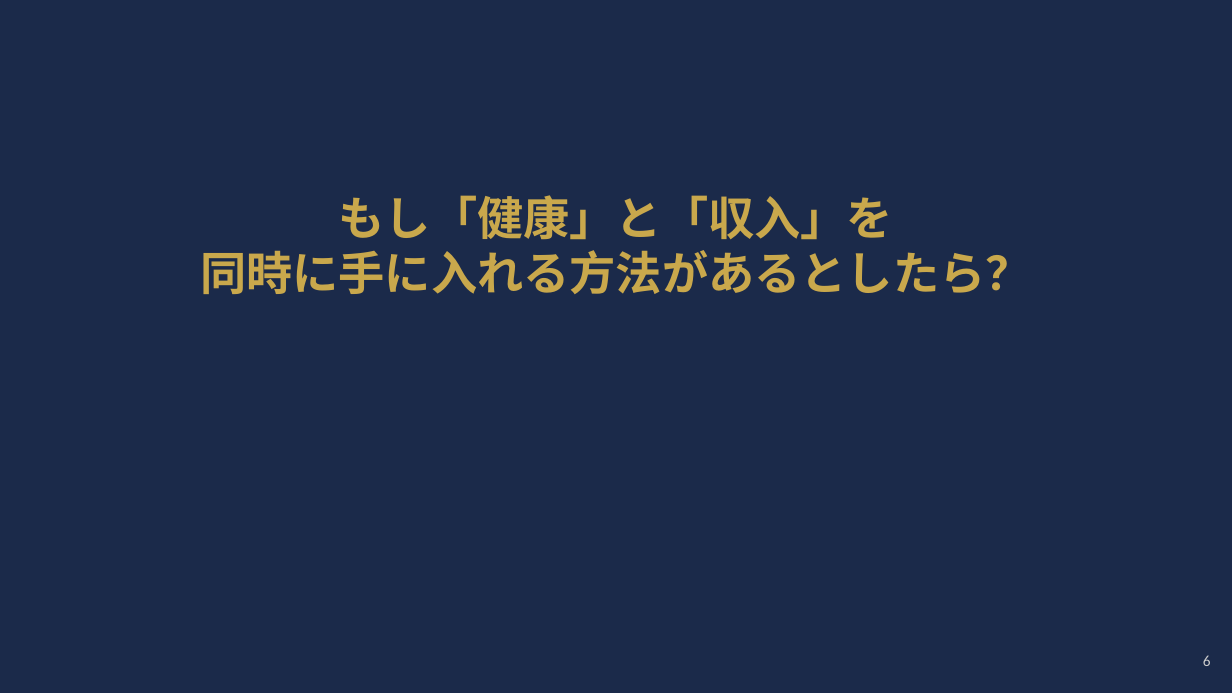
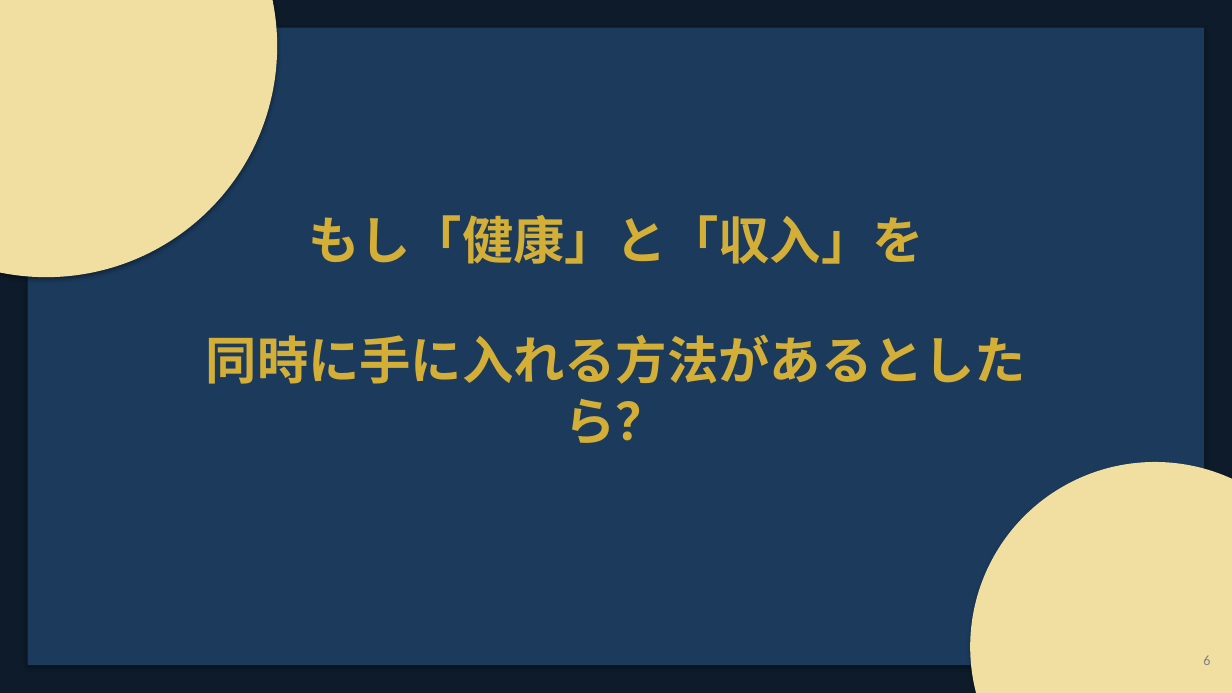
Before and after one commit to office-vonds/noyuto, a slide deck: slide 6 of RIWAY_Presentation.pptx. Drawn at 1232x693 pixels with LibreOffice and Linux fonts; fonts in the diff are those of the drawing. Boxes give left, top, right and bottom in pixels: in the first picture for what was removed or moved away, otherwise in the second. Text is boxed around its words. In the diff, an @@ line names an element or a change of style, - is before the commit and + after.

```diff
--- a/RIWAY_Presentation.pptx
+++ b/RIWAY_Presentation.pptx
@@ rectangle at (0, 0, 1232, 693): fill #1B2A4A to #0D1B2A @@
@@ ellipse added at (0, 0, 277, 277), fill #F0DFA0 @@
@@ rectangle added at (28, 28, 1204, 665), fill #1B3A5C @@
@@ text added at (308, 215, 923, 264), 40 pt, text #D4AF37, bold @@
+もし「健康」と「収入」を
@@ text at (206, 335, 1027, 443): text changed; size 36 to 40 pt; text colour #C9A84C to #D4AF37 @@
-もし「健康」と「収入」を
-同時に手に入れる方法があるとしたら？
+同時に手に入れる方法があるとしたら？
@@ ellipse added at (970, 462, 1232, 693), fill #F0DFA0 @@
@@ text "6" at (1203, 655, 1210, 665): size 12 to 11 pt, text colour #CCCCCC to #808080 @@
```
Also in this commit, not shown: 19 other slides changed, 2 other files.
